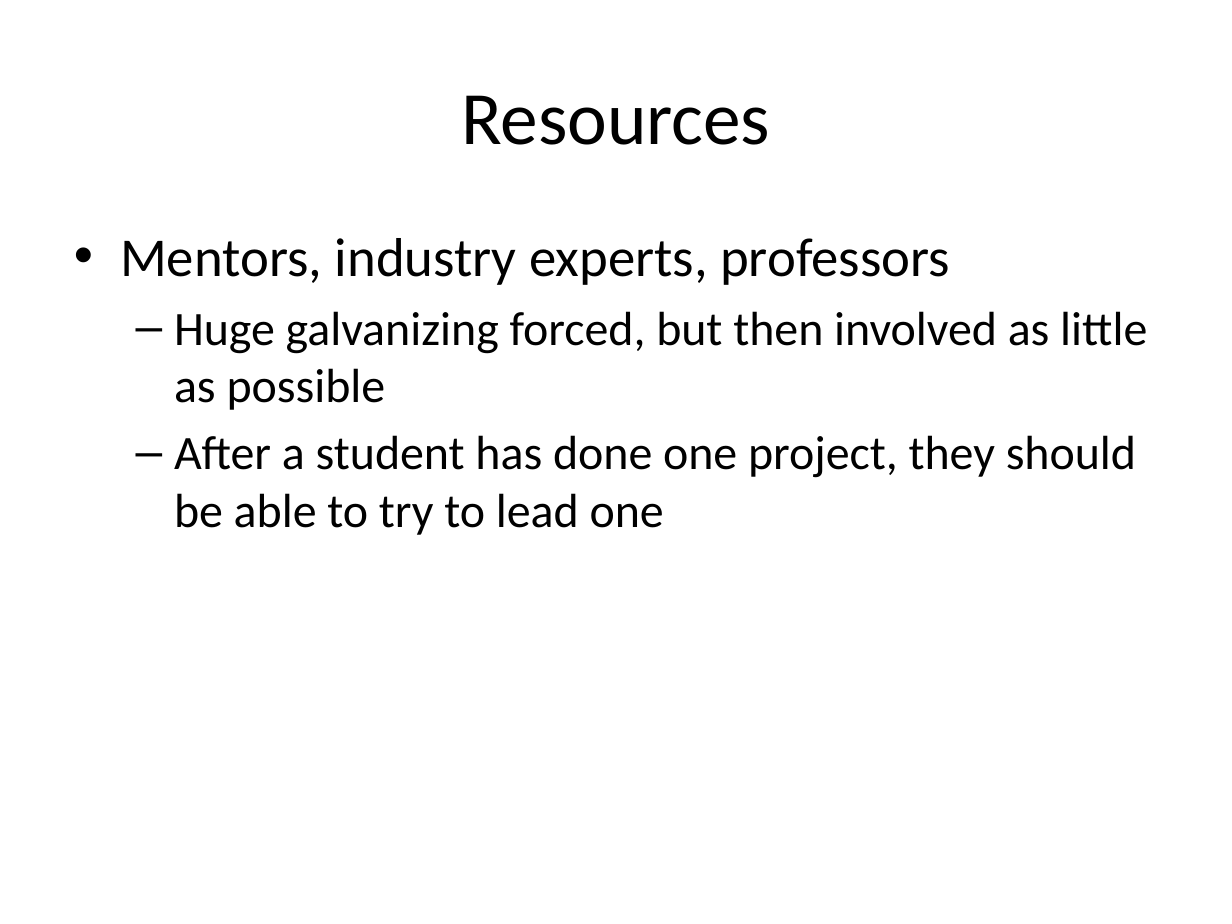
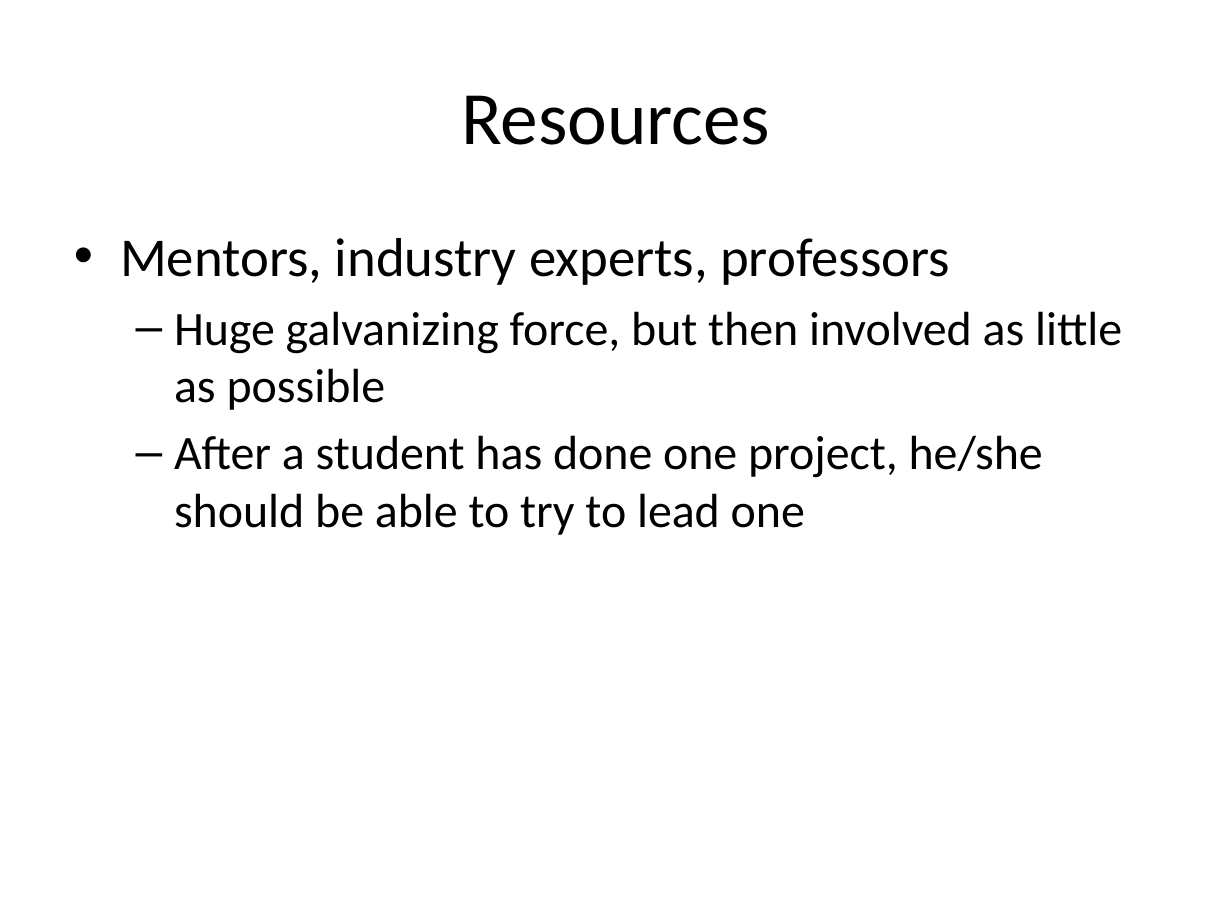
Before and after one commit to ChapResearch/ChapR, a slide deck: slide 12 of ChaprSVN/Promo/Chap Research 2015 Kickoff Presentation.pptx (slide 10 before the commit). Drawn at 1232x924 pixels with LibreOffice and Linux fonts; fonts in the diff are those of the drawing. Boxes give left, top, right and bottom in pixels: in the first picture for what was removed or moved away, otherwise in the second. Text is boxed around its words. In the diff, an @@ line names an element or a change of style, - is before the commit and + after.

Commit message:
Latest (minor) edits.

```diff
--- a/ChaprSVN/Promo/Chap Research 2015 Kickoff Presentation.pptx
+++ b/ChaprSVN/Promo/Chap Research 2015 Kickoff Presentation.pptx
@@ text at (174,311,1122,535): text changed @@
-  – Huge galvanizing forced, but then involved as little as possible
-  – After a student has done one project, they should be able to try to lead one
+  – Huge galvanizing force, but then involved as little as possible
+  – After a student has done one project, he/she should be able to try to lead one
```
Also in this commit, not shown: 7 other slides changed, 3 slides added, 1 slide removed.
